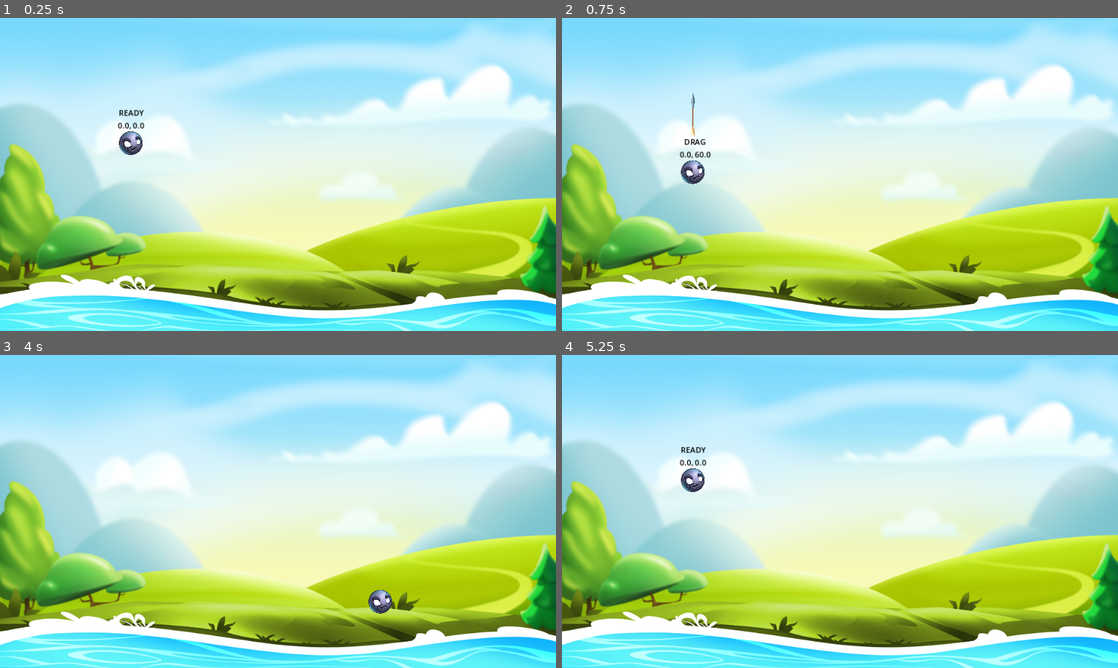
Above: before the commit, frames 1-4 (two rows, left to right).
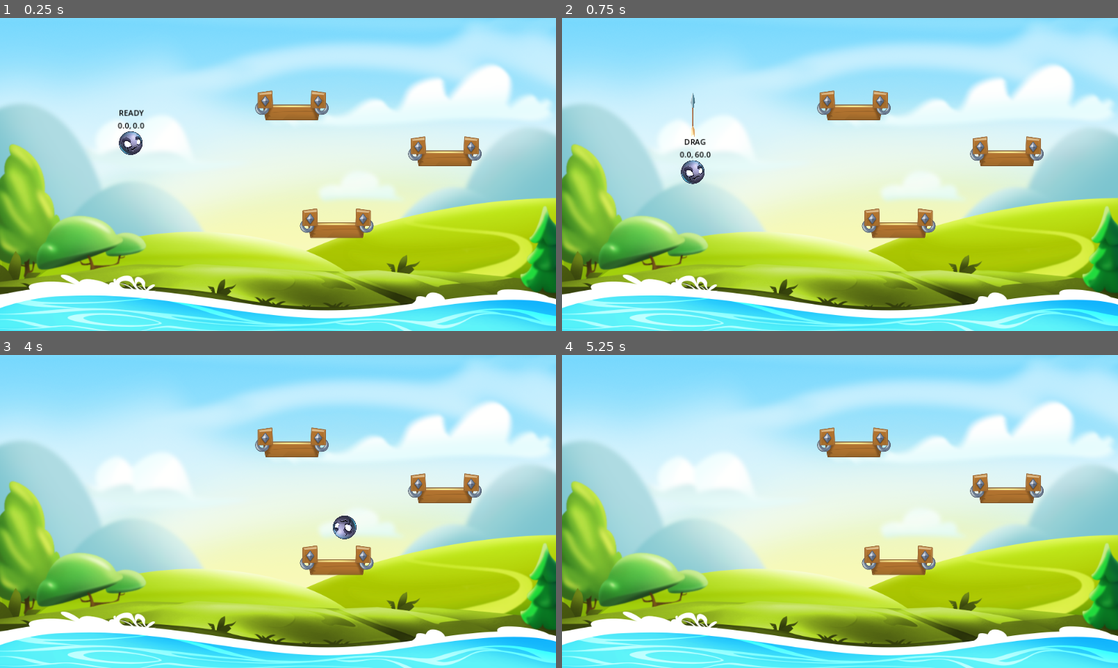
Above: after the commit, the same moments.

Repository: svindom/slingy-team
Game: Godot game, scene res://scenes/level/level.tscn
Two runs of this game, one before a commit and one after it. Both use one fixed random seed, a clock stepped at 60 frames per second and the inputs below. The project has no main scene, so this scene is started directly.
Inputs (mouse positions are in pixels of both pictures, inside the frame that each line leads up to):
- Up to frame 1 (0.25 s): no input
- Up to frame 2 (0.75 s): tap Enter at 0.5 s; drag from (695, 143) to (834, 290) at 0.52 s
- Up to frame 3 (4 s): drag from (166, 527) to (272, 627) at 1.27 s; tap Space at 2 s; move the mouse to (333, 442) at 2.02 s; press the mouse at (333, 442) at 2.03 s; release the mouse at (333, 442) at 2.75 s; tap Enter at 2.75 s; drag from (133, 480) to (111, 464) at 2.77 s; move the mouse to (444, 558) at 3.52 s; press the mouse at (444, 558) at 3.53 s
- Up to frame 4 (5.25 s): release the mouse at (1006, 558) at 4.25 s; drag from (673, 464) to (834, 627) at 4.27 s; move the mouse to (867, 511) at 5.02 s; press the mouse at (867, 511) at 5.03 s

The runs differ from the first frame. In frame 1, 2.5% of the frame differs, in the area x 45-87%, y 23-71%; in frame 2, 2.5%; in frame 3, 3.0%, in the area x 45-87%, y 23-83%; in frame 4, 2.8%.

Commit message:
added sound when the player collides with a cup

Diff:
--- /dev/null
+++ b/Slingy Team/scenes/cup/cup.tscn
@@ -0,0 +1,12 @@
+[gd_scene load_steps=2 format=3 uid="uid://dpgjpmms1blqj"]
+
+[ext_resource type="Texture2D" uid="uid://10g154rythu1" path="res://assets/images/props/basket_front.png" id="1_ts1ea"]
+
+[node name="Cup" type="StaticBody2D"]
+
+[node name="CupSprite" type="Sprite2D" parent="."]
+scale = Vector2(0.6, 0.6)
+texture = ExtResource("1_ts1ea")
+
+[node name="CollisionPolygon2D" type="CollisionPolygon2D" parent="."]
+polygon = PackedVector2Array(-72, 4, -72, -26, -41, -31, -40, -1, 38, -1, 40, -31, 70, -26, 69, 5, 58, 6, 54, 30, -54, 30, -59, 6)
--- a/Slingy Team/scenes/level/level.gd
+++ b/Slingy Team/scenes/level/level.gd
@@ -7,7 +7,6 @@
 @onready var water_splash_animation: AnimatedSprite2D = $WaterSplashAnimation
 @onready var water: Area2D = $Water
 
-var _ball_position: Vector2 = Vector2.ZERO
 var _water_animation_position: Vector2 = Vector2.ZERO
 
 
--- a/Slingy Team/scenes/level/level.tscn
+++ b/Slingy Team/scenes/level/level.tscn
@@ -1,8 +1,9 @@
-[gd_scene load_steps=5 format=3 uid="uid://c5e4wny3u5whu"]
+[gd_scene load_steps=6 format=3 uid="uid://c5e4wny3u5whu"]
 
 [ext_resource type="Texture2D" uid="uid://dat5yeet5d01s" path="res://assets/images/background/slingy_team_main_bg.png" id="1_6ihsi"]
 [ext_resource type="Script" path="res://scenes/level/level.gd" id="1_jsexq"]
 [ext_resource type="PackedScene" uid="uid://bcv5ce1jt77i0" path="res://scenes/water/water.tscn" id="2_we4y8"]
+[ext_resource type="PackedScene" uid="uid://dpgjpmms1blqj" path="res://scenes/cup/cup.tscn" id="4_obkai"]
 [ext_resource type="PackedScene" uid="uid://dcsy0sjilyg8n" path="res://scenes/water_splash_animation/water_splash_animation.tscn" id="4_qajdg"]
 
 [node name="Level" type="Node2D"]
@@ -22,4 +23,13 @@
 
 [node name="WaterSplashAnimation" parent="." instance=ExtResource("4_qajdg")]
 
+[node name="Cup" parent="." instance=ExtResource("4_obkai")]
+position = Vector2(698, 425)
+
+[node name="Cup2" parent="." instance=ExtResource("4_obkai")]
+position = Vector2(922, 276)
+
+[node name="Cup3" parent="." instance=ExtResource("4_obkai")]
+position = Vector2(605, 181)
+
 [connection signal="body_entered" from="Water" to="." method="_on_water_body_entered"]
--- a/Slingy Team/scenes/player/player.gd
+++ b/Slingy Team/scenes/player/player.gd
@@ -9,6 +9,7 @@
 @onready var player_delete_timer: Timer = $PlayerDeleteTimer
 @onready var stretch_sound: AudioStreamPlayer2D = $StretchSound
 @onready var launch_sound: AudioStreamPlayer2D = $LaunchSound
+@onready var cup_sound: AudioStreamPlayer2D = $CupSound
 
 @onready var label: Label = $Label
 
@@ -28,6 +29,8 @@
 var _previous_dragged_vector: Vector2 = Vector2.ZERO # Previous vector that we dragged from. To have data between the previos and last drags.
 
 var _arrow_scale_x_axis: float = 0.0
+
+var _last_collision_count: int = 0
 
 
 
@@ -69,6 +72,8 @@
 	match _state_enum:
 		PLAYER_STATE.DRAG:
 			update_drag_to_release()
+		PLAYER_STATE.RELEASE:
+			update_in_flight()
 
 
 func update_drag_to_release() -> void:
@@ -136,6 +141,16 @@
 			stretch_sound.play()
 
 
+func play_cup_collision_sound() -> void:
+	if _last_collision_count == 0 and get_contact_count() > 0 and cup_sound.playing == false:
+		cup_sound.play()
+	_last_collision_count = get_contact_count()
+
+
+func update_in_flight() -> void:
+	play_cup_collision_sound()
+
+
 func on_water_collision() -> void:
 	ball_sprite.hide()
 	label.hide()
@@ -166,3 +181,8 @@
 	label.text = "%s\n" % PLAYER_STATE.keys()[_state_enum]
 
 	label.text += "%.1f, %.1f" % [_dragged_vector.x, _dragged_vector.y]
+
+
+func _on_sleeping_state_changed() -> void:
+	if sleeping == true:
+		delete_player()
--- a/Slingy Team/scenes/player/player.tscn
+++ b/Slingy Team/scenes/player/player.tscn
@@ -1,17 +1,24 @@
-[gd_scene load_steps=7 format=3 uid="uid://k73kurv3xgum"]
+[gd_scene load_steps=9 format=3 uid="uid://k73kurv3xgum"]
 
 [ext_resource type="Texture2D" uid="uid://beivm0lau2ccy" path="res://assets/images/heroes/blacky_ball.png" id="1_abj86"]
 [ext_resource type="Script" path="res://scenes/player/player.gd" id="1_k53xp"]
 [ext_resource type="Texture2D" uid="uid://ckh32rmsp0rx4" path="res://assets/images/props/arrow.png" id="4_rmqyb"]
 [ext_resource type="AudioStream" uid="uid://cg1eib8alvwlw" path="res://assets/audio/whoosh-6316.mp3" id="5_iikwd"]
 [ext_resource type="AudioStream" uid="uid://bqij2il8x840c" path="res://assets/audio/stretch2.ogg" id="5_tftpj"]
+[ext_resource type="AudioStream" uid="uid://c7gf3ljf1nc63" path="res://assets/audio/kick_wood.ogg" id="6_66lha"]
+
+[sub_resource type="PhysicsMaterial" id="PhysicsMaterial_ss5f6"]
+bounce = 0.2
 
 [sub_resource type="CircleShape2D" id="CircleShape2D_3vn7n"]
 radius = 25.0
 
 [node name="Player" type="RigidBody2D" groups=["player"]]
 input_pickable = true
+physics_material_override = SubResource("PhysicsMaterial_ss5f6")
 freeze = true
+contact_monitor = true
+max_contacts_reported = 1
 script = ExtResource("1_k53xp")
 
 [node name="BallSprite" type="Sprite2D" parent="."]
@@ -47,10 +54,15 @@
 volume_db = -20.0
 pitch_scale = 3.0
 
+[node name="CupSound" type="AudioStreamPlayer2D" parent="."]
+stream = ExtResource("6_66lha")
+volume_db = -14.0
+
 [node name="VisibleOnScreenNotifier2D" type="VisibleOnScreenNotifier2D" parent="."]
 position = Vector2(2.41399e-06, -0.5)
 scale = Vector2(1.8, 1.75)
 
 [connection signal="input_event" from="." to="." method="_on_input_event"]
+[connection signal="sleeping_state_changed" from="." to="." method="_on_sleeping_state_changed"]
 [connection signal="timeout" from="PlayerDeleteTimer" to="." method="_on_player_delete_timer_timeout"]
 [connection signal="screen_exited" from="VisibleOnScreenNotifier2D" to="." method="_on_visible_on_screen_notifier_2d_screen_exited"]
